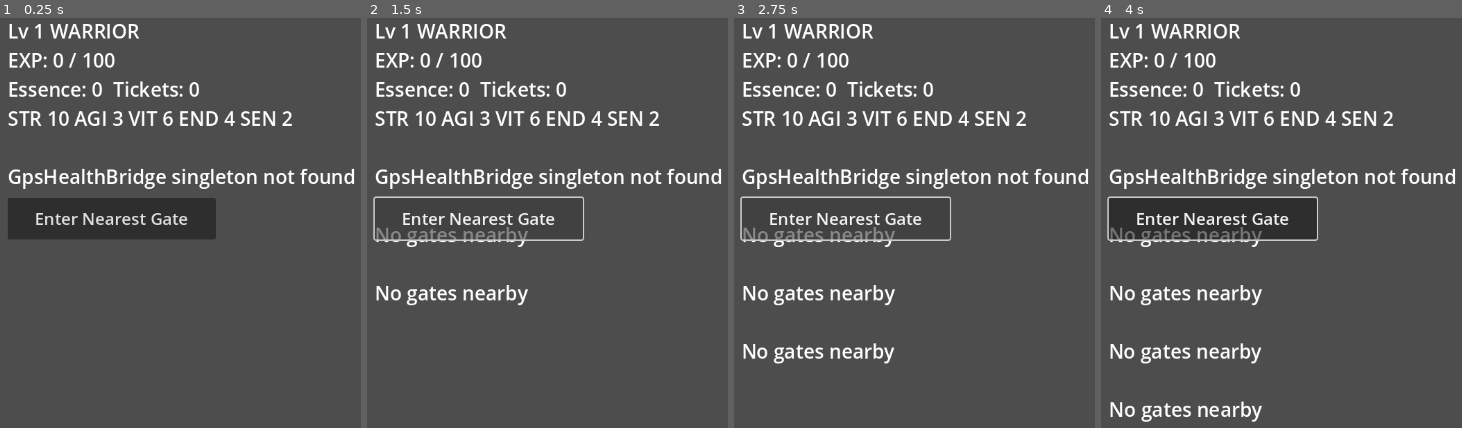
Above: before the commit, frames 1-4 (left to right).
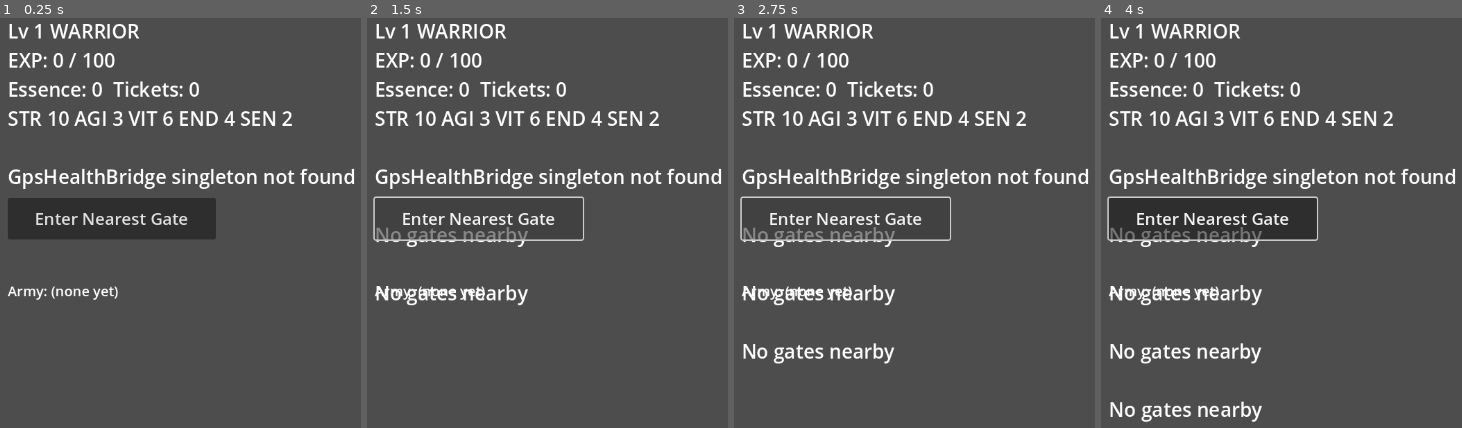
Above: after the commit, the same moments.

Repository: Luke-AI-Developments/HollowHunter
Game: Godot game, scene res://scenes/main.tscn
Same seed, same stepped clock (60 frames per second), same inputs: the game is played once before the commit and once after it.
Inputs (mouse positions are in pixels of both pictures, inside the frame that each line leads up to):
- Up to frame 1 (0.25 s): no input
- Up to frame 2 (1.5 s): click "Enter Nearest Gate" at 0.5 s; click "Enter Nearest Gate" at 1.25 s
- Up to frame 3 (2.75 s): click "Enter Nearest Gate" at 2 s
- Up to frame 4 (4 s): tap Enter at 2.75 s; move the mouse to (outside the picture) at 2.77 s; hold Shift 2.78-3.5 s; click (outside the picture) at 2.92 s; tap Space at 3.5 s; drag from (1321, 235) to (1440, 305) at 3.52 s

The runs differ from the first frame. In frame 1, 0.4% of the frame differs, in the area x 2-33%, y 65-69%; in frame 2, 0.3%; in frame 3, 0.3%; in frame 4, 0.3%.

Commit message:
Phase 1 step 6: army list + auto-filled class-slotted squad of 6
- core/squad_builder.gd: enrich_army() joins owned shadows to content
  (name, class, computed shadow_power); auto_fill_squad() picks the
  strongest owned shadow per class (§17's one-per-class) plus the
  strongest remaining shadow of any class for the flex slot
  (GameLogic.SQUAD_SIZE = 6). Pure, deterministic (power-ranked, no RNG).
- scenes/main.gd: army list display (each shadow's name/grade/level/class/
  power, squad members marked [S]); the encounter handler now feeds the
  auto-filled squad's total power into gate_power() instead of always 0,
  so a claimed shadow actually makes future gates easier -- the natural
  completion of this loop once a squad exists.
- 59/59 tests passing. Confirmed on-device: army list renders correctly,
  and the squad-fill logic proved genuinely correct in a case worth
  spelling out -- with 2x Cindergnat (MAGE) + 2x Grubmaw (WARRIOR) +
  1x Gloamwing (ASSASSIN) owned, the squad landed at (4/6): one WARRIOR
  slot, one MAGE slot, one ASSASSIN slot, and the flex slot correctly went
  to the second Cindergnat (power 83) over the second Grubmaw (power 67)
  since flex picks the best remaining shadow of ANY class, not a fixed
  slot. GUARDIAN/SUPPORT slots stayed empty since none were owned yet.

This closes out Phase 1 -- the minimum lovable loop from the design bible's
§24: real steps/workouts -> EXP -> level -> stats, a map with placeholder
gates, gate encounters with CLAIM, and an army that actually strengthens
future gates. All on-device, no backend, placeholder art only, game logic
pure and covered by 59 GUT tests end to end.

Co-Authored-By: Claude Sonnet 5 <noreply@anthropic.com>

Diff:
--- /dev/null
+++ b/core/squad_builder.gd
@@ -0,0 +1,64 @@
+class_name SquadBuilder
+## Phase 1 step 6: auto-fills a class-slotted squad of GameLogic.SQUAD_SIZE
+## (6) from the owned army -- one best-by-power shadow per class (§17's
+## "one of each class + a flex"), plus the best remaining shadow of any
+## class for the flex slot. Pure -- army + content in, squad out.
+
+const CLASSES := ["WARRIOR", "GUARDIAN", "ASSASSIN", "MAGE", "SUPPORT"]
+
+
+## Enriches each owned shadow with its content (name, class) and computed
+## power (GameLogic.shadow_power), for display and for auto_fill_squad to
+## rank by. Shadows whose monster_id isn't found in content are skipped.
+static func enrich_army(army: Array, monsters: Array, hunter_level: int) -> Array:
+	var enriched := []
+	for shadow: Dictionary in army:
+		var monster := Content.monster_by_id(monsters, shadow.get("monster_id", ""))
+		if monster.is_empty():
+			continue
+		var power := GameLogic.shadow_power(
+			monster.get("base_power", 0), shadow.get("level", 1), hunter_level
+		)
+		(
+			enriched
+			. append(
+				{
+					"instance_id": shadow.get("instance_id", ""),
+					"monster_id": shadow.get("monster_id", ""),
+					"monster_name": monster.get("name", ""),
+					"grade": shadow.get("grade", ""),
+					"level": shadow.get("level", 1),
+					"clazz": monster.get("clazz", ""),
+					"power": power,
+				}
+			)
+		)
+	return enriched
+
+
+static func auto_fill_squad(army: Array, monsters: Array, hunter_level: int) -> Array:
+	var enriched := enrich_army(army, monsters, hunter_level)
+	var squad := []
+	var used_ids := {}
+
+	for clazz in CLASSES:
+		var best: Variant = null
+		for e: Dictionary in enriched:
+			if e["clazz"] != clazz or used_ids.has(e["instance_id"]):
+				continue
+			if best == null or e["power"] > best["power"]:
+				best = e
+		if best != null:
+			squad.append(best)
+			used_ids[best["instance_id"]] = true
+
+	var flex: Variant = null
+	for e: Dictionary in enriched:
+		if used_ids.has(e["instance_id"]):
+			continue
+		if flex == null or e["power"] > flex["power"]:
+			flex = e
+	if flex != null:
+		squad.append(flex)
+
+	return squad
--- a/scenes/main.gd
+++ b/scenes/main.gd
@@ -1,18 +1,19 @@
 extends Node2D
 
-## Phase 1 steps 3-5: real daily EXP from Health Connect -> level up, a
-## simple map (live GPS position + placeholder gates), and gate encounters
-## (3-round clash -> boss CLAIM -> shadow), replacing the native-plugin-spike
+## Phase 1 steps 3-6: real daily EXP from Health Connect -> level up, a
+## simple map (live GPS position + placeholder gates), gate encounters
+## (3-round clash -> boss CLAIM -> shadow), and an army list with an
+## auto-filled class-slotted squad -- replacing the native-plugin-spike
 ## test harness (checkpoints 2-4) with actual game wiring. Subclass is
 ## hardcoded to WARRIOR for now -- no picker UI yet (not part of the
 ## minimum lovable loop). Simplification: applies today's totals every
 ## launch with no "already counted today" guard, so relaunching same-day
 ## double-counts EXP -- fine for this phase, flagged rather than silently
-## shipped. Squad isn't picked yet (step 6), so gate_power's army term is
-## always 0 for now -- gates are a pure test of your level/gear.
+## shipped.
 
 var bridge: Object
 var state: HunterState
+var _monsters: Array
 var _steps: int = -1
 var _workouts_json: String = ""
 var _health_applied := false
@@ -20,11 +21,14 @@
 @onready var label: Label = $Label
 @onready var map_view: MapView = $MapView
 @onready var enter_gate_button: Button = $EnterGateButton
+@onready var army_label: Label = $ArmyLabel
 
 
 func _ready() -> void:
 	state = SaveService.load_or_create("WARRIOR")
+	_monsters = Content.load_monsters()
 	_refresh_label()
+	_refresh_army_label()
 	enter_gate_button.pressed.connect(_on_enter_gate_pressed)
 
 	if not Engine.has_singleton("GpsHealthBridge"):
@@ -109,8 +113,13 @@
 		return
 	var gate := map_view.get_gate(idx)
 
+	var squad := SquadBuilder.auto_fill_squad(state.army, _monsters, state.level)
+	var squad_power := 0
+	for member: Dictionary in squad:
+		squad_power += member["power"]
 	var personal := GameLogic.personal_power(state.stats(), state.level, 0)
-	var total_power := GameLogic.gate_power(personal, 0)  # no squad yet -- step 6
+	var total_power := GameLogic.gate_power(personal, squad_power)
+
 	var rng := RandomNumberGenerator.new()
 	rng.randomize()
 	var result := GateEncounter.run(total_power, gate, state.level, rng)
@@ -128,6 +137,7 @@
 
 	SaveService.save(state)
 	_refresh_label()
+	_refresh_army_label()
 	label.text += msg
 	print(
 		(
@@ -135,6 +145,34 @@
 			% [gate["rank"], result["rounds"], result["cleared"], result["claimed"]]
 		)
 	)
+
+
+func _refresh_army_label() -> void:
+	if state.army.is_empty():
+		army_label.text = "Army: (none yet)"
+		return
+
+	var enriched := SquadBuilder.enrich_army(state.army, _monsters, state.level)
+	var squad := SquadBuilder.auto_fill_squad(state.army, _monsters, state.level)
+	var squad_ids := {}
+	for member: Dictionary in squad:
+		squad_ids[member["instance_id"]] = true
+
+	var lines := [
+		(
+			"Army (%d) -- squad marked [S] (%d/%d):"
+			% [enriched.size(), squad.size(), GameLogic.SQUAD_SIZE]
+		)
+	]
+	for e: Dictionary in enriched:
+		var marker := " [S]" if squad_ids.has(e["instance_id"]) else ""
+		lines.append(
+			(
+				" - %s (%s Lv%d %s) pwr:%d%s"
+				% [e["monster_name"], e["grade"], e["level"], e["clazz"], e["power"], marker]
+			)
+		)
+	army_label.text = "\n".join(lines)
 
 
 func _refresh_label() -> void:
--- a/scenes/main.tscn
+++ b/scenes/main.tscn
@@ -25,3 +25,11 @@
 offset_bottom = 360.0
 theme_override_font_sizes/font_size = 24
 text = "Enter Nearest Gate"
+
+[node name="ArmyLabel" type="Label" parent="."]
+offset_left = 40.0
+offset_top = 420.0
+offset_right = 900.0
+offset_bottom = 1040.0
+theme_override_font_sizes/font_size = 20
+text = "Army: (none yet)"
--- /dev/null
+++ b/tests/unit/test_squad_builder.gd
@@ -0,0 +1,74 @@
+extends GutTest
+## SquadBuilder: army enrichment and class-slotted auto-fill.
+
+var monsters: Array
+
+
+func before_all() -> void:
+	monsters = Content.load_monsters()
+
+
+static func _shadow(monster_id: String, level: int = 1) -> Dictionary:
+	return {"instance_id": monster_id, "monster_id": monster_id, "grade": "E", "level": level}
+
+
+func test_enrich_army_looks_up_name_class_and_power() -> void:
+	var army := [_shadow("mon_ashen_warden")]
+	var enriched := SquadBuilder.enrich_army(army, monsters, 10)
+	assert_eq(enriched.size(), 1)
+	assert_eq(enriched[0]["monster_name"], "Ashen Warden")
+	assert_eq(enriched[0]["clazz"], "WARRIOR")
+	assert_true(enriched[0]["power"] > 0)
+
+
+func test_enrich_army_skips_unknown_monster_ids() -> void:
+	var army := [_shadow("mon_does_not_exist")]
+	assert_eq(SquadBuilder.enrich_army(army, monsters, 10), [])
+
+
+func test_auto_fill_squad_picks_best_per_class_plus_flex() -> void:
+	var army := [
+		_shadow("mon_tuskrend"),  # WARRIOR, base 350 -- class-best
+		_shadow("mon_grubmaw"),  # WARRIOR, base 120 -- weaker leftover
+		_shadow("mon_carapax"),  # GUARDIAN, base 500
+		_shadow("mon_runtclaw"),  # ASSASSIN, base 200
+		_shadow("mon_cindergnat"),  # MAGE, base 150
+		_shadow("mon_snarlpack"),  # SUPPORT, base 1350
+		_shadow("mon_nipclaw"),  # WARRIOR, base 210 -- stronger leftover, should win flex
+	]
+	var squad := SquadBuilder.auto_fill_squad(army, monsters, 1)
+	assert_eq(squad.size(), 6)
+
+	var by_class := {}
+	for member: Dictionary in squad:
+		by_class[member["clazz"]] = by_class.get(member["clazz"], 0) + 1
+	assert_eq(by_class.get("WARRIOR", 0), 2)  # class slot + flex
+	assert_eq(by_class.get("GUARDIAN", 0), 1)
+	assert_eq(by_class.get("ASSASSIN", 0), 1)
+	assert_eq(by_class.get("MAGE", 0), 1)
+	assert_eq(by_class.get("SUPPORT", 0), 1)
+
+	var ids: Array = squad.map(func(m: Dictionary) -> String: return m["monster_id"])
+	assert_true(ids.has("mon_tuskrend"))  # WARRIOR class slot (stronger of the two)
+	assert_true(ids.has("mon_nipclaw"))  # flex (stronger leftover than grubmaw)
+	assert_false(ids.has("mon_grubmaw"))  # weaker leftover, not picked
+
+
+func test_auto_fill_squad_never_duplicates_a_shadow() -> void:
+	var army := [_shadow("mon_tuskrend")]
+	var squad := SquadBuilder.auto_fill_squad(army, monsters, 1)
+	var seen := {}
+	for member: Dictionary in squad:
+		assert_false(seen.has(member["instance_id"]))
+		seen[member["instance_id"]] = true
+
+
+func test_auto_fill_squad_with_empty_army_is_empty() -> void:
+	assert_eq(SquadBuilder.auto_fill_squad([], monsters, 1), [])
+
+
+func test_auto_fill_squad_with_one_shadow_returns_one() -> void:
+	var army := [_shadow("mon_grubmaw")]
+	var squad := SquadBuilder.auto_fill_squad(army, monsters, 1)
+	assert_eq(squad.size(), 1)
+	assert_eq(squad[0]["monster_id"], "mon_grubmaw")
Not shown, added: core/squad_builder.gd.uid
Not shown, added: tests/unit/test_squad_builder.gd.uid
